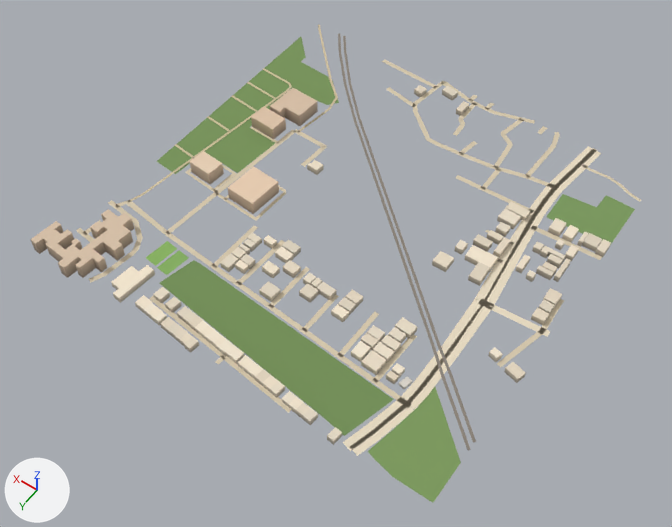
The glTF model public/assets/bengaluru-region-v1/tiles/t9_17-l0.glb, before and after one commit.
Camera for both pictures: a 50 mm camera at (4367.0, 9339.0, 809.0) aimed at (4747.0, 8806.0, -29.0). Arrows for +X, +Y and +Z are at lower left; the lights stay in place. The picture after the commit comes second. Vertices at exactly the same position are counted once.

The scene before the commit, as lines of its bpy script (objects in view):
```python
me_building = bpy.data.meshes.new('building')
me_building.from_pydata(...)  # 882 vertices, 1262 faces; spans x -4.0..519.0, y 12.0..511.0, z 0.0..18.0
me_building.materials.append(mat_building)
me_ground = bpy.data.meshes.new('ground')
me_ground.from_pydata(...)  # 835 vertices, 759 faces; spans x -1.0..500.0, y -3.0..503.0, z 1.0
me_ground.materials.append(mat_ground)
# before: 148 (427.0, 484.0, 1.0) at pixel (106, 275), 149 (433.0, 483.0, 1.0) at pixel (102, 272), 150 (434.0, 501.0, 1.0) at pixel (90, 282), 151 (440.0, 499.0, 1.0) at pixel (88, 279)
# before: 449 (28.0, 154.0, 1.0), 450 (28.0, 148.0, 1.0) at pixel (578, 245), 451 (56.0, 156.0, 1.0) at pixel (553, 238), 452 (56.0, 150.0, 1.0) at pixel (555, 235)
ob_building = bpy.data.objects.new('building', me_building)
ob_building.location = (4500.0, 8500.0, 0.0)
ob_ground = bpy.data.objects.new('ground', me_ground)
ob_ground.location = (4500.0, 8500.0, 0.0)
```
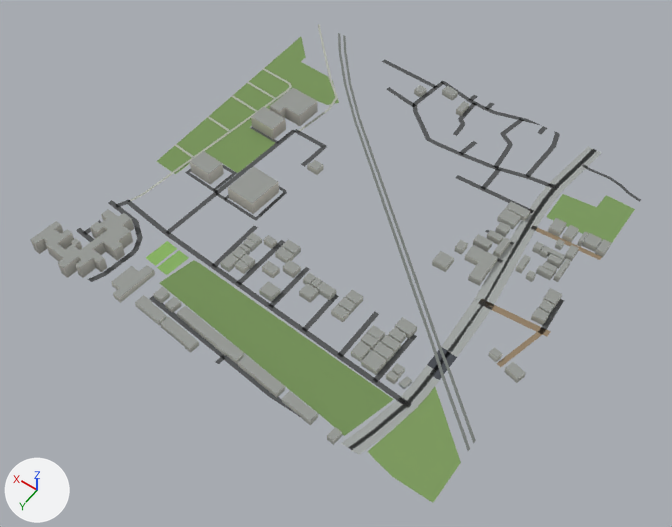
What differs and where, as boxes [x1, y1, x2, y2] in the pictures (672 x 527 px; the box of a moved part takes in the faces that stretch with it):
part 1 of me_building, recoloured
    both: [30, 85, 611, 444]
part 2 of me_ground, moved or reshaped
    both: [122, 24, 641, 219]
part 3 of me_ground, moved or reshaped
    before: [223, 355, 476, 456]
    after: [222, 355, 476, 455]
part 4 of me_ground, moved or reshaped
    before: [89, 272, 106, 283]
    after: [87, 272, 106, 282]
part 5 of me_ground, moved or reshaped
    before: [530, 225, 602, 260]
    after: [531, 226, 602, 260]
part 6 of me_ground, recoloured
    both: [76, 27, 640, 450]

Diff of the bpy script that builds the scene:
```diff
--- a/public/assets/bengaluru-region-v1/tiles/t9_17-l0.glb.py
+++ b/public/assets/bengaluru-region-v1/tiles/t9_17-l0.glb.py
@@ me_building @@
 # used by ob_building; location = (4500.0, 8500.0, 0.0)
-me_building.from_pydata(...)  # 882 vertices, 1262 faces; spans x -4.0..519.0, y 12.0..511.0, z 0.0..18.0
+me_building.from_pydata(...)  # 882 vertices, 1546 faces; spans x -4.0..519.0, y 12.0..511.0, z 0.0..18.0
+# me_building part 1: 1262 kept faces spanning x -4.0..519.0, y 12.0..511.0, z 0.0..18.0 get new vertex colours
 me_building.materials.append(mat_building)
@@ me_ground @@
 # used by ob_ground; location = (4500.0, 8500.0, 0.0)
 # verts and faces of me_ground; kept vertices keep their numbers, new ones are numbered from 835
-me_ground.from_pydata(...)  # 835 vertices, 759 faces; spans x -1.0..500.0, y -3.0..503.0, z 1.0
+me_ground.from_pydata(...)  # 845 vertices, 769 faces; spans x 0.0..500.0, y 0.0..500.0, z 1.0
+# me_ground part 2
+# 22 vertices are removed from x 71.0..496.0, y -2.0..286.0, z 1.0
+# 51 faces are deleted
+# 3 vertices in x 188.0..388.0, y 40.0..275.0, z 1.0 move by (0.0, 1.0, 0.0)
+# 9 vertices move from x 129.0..494.0, y -3.0..395.0, z 1.0 to x 135.0..497.0, y 0.0..395.0, z 1.0
+# 28 vertices are added at x 70.0..497.0, y 0.0..287.0, z 1.0
+# 57 new faces join them
+# me_ground part 3
+# 9 vertices are removed from x -1.0..194.0, y 416.0..502.0, z 1.0
+# 10 faces are deleted
+# 11 vertices move from x 28.0..226.0, y 398.0..503.0, z 1.0 to x 31.0..218.0, y 394.0..500.0, z 1.0
+# 13 vertices are added at x 0.0..177.0, y 417.0..500.0, z 1.0
+# 14 new faces join them
+# me_ground part 4
+delete_vertices([150])  # with the faces that use them
+verts[151] = (434.0, 500.0, 1.0)  # moved, pixel (91, 282)
+verts[853] = (440.0, 500.0, 1.0)  # pixel (87, 279)
+faces += [(149, 853, 151)]
+# me_ground part 5
+verts[450] = (14.0, 148.0, 1.0)  # moved, pixel (590, 251)
+verts[449] = (14.0, 154.0, 1.0)  # moved, pixel (588, 254)
+verts[452] = (49.0, 149.0, 1.0)  # moved, pixel (561, 238)
+verts[451] = (49.0, 155.0, 1.0)  # moved, pixel (558, 241)
+# me_ground part 6: 466 kept faces spanning x 0.0..500.0, y 0.0..500.0, z 1.0 get new vertex colours; the middle colour goes from beige #d7c9ae to dark grey #535556
 me_ground.materials.append(mat_ground)
```
